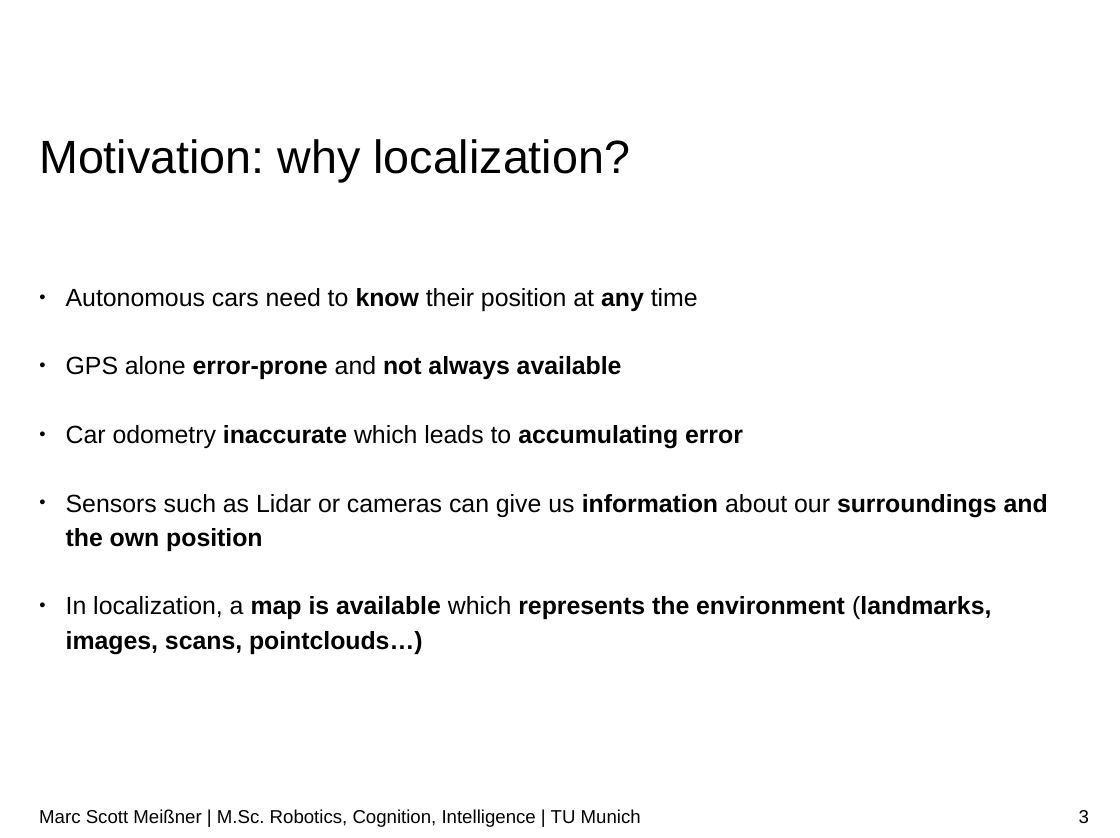
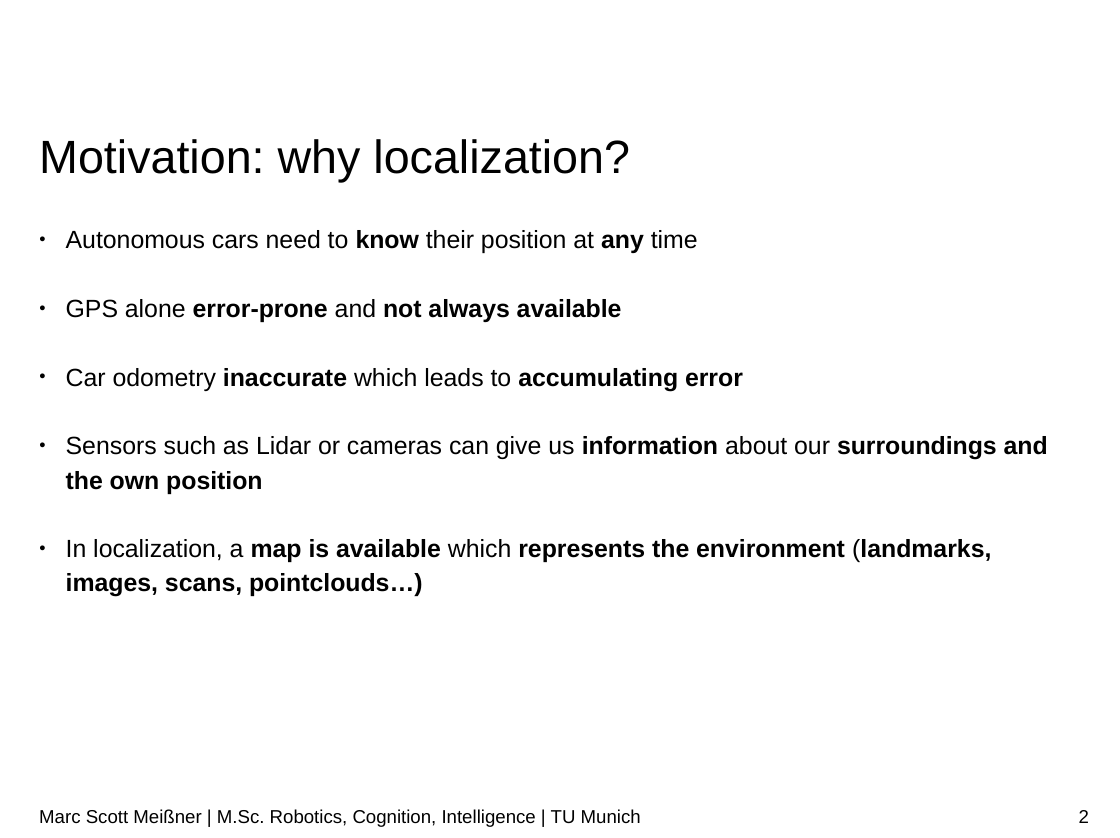
Before and after one commit to linuxcumt/car_project, a slide deck: slide 2 of wiki/Localization_GTSAM.odp (slide 3 before the commit). Drawn at 1120x838 pixels with LibreOffice and Linux fonts; fonts in the diff are those of the drawing; background and template pictures are left out. Boxes give left, top, right and bottom in pixels: in the first picture for what was removed or moved away, otherwise in the second. Text is boxed around its words. In the diff, an @@ line names an element or a change of style, - is before the commit and + after.

```diff
--- a/wiki/Localization_GTSAM.odp
+++ b/wiki/Localization_GTSAM.odp
@@ text "Autonomous cars need to know ..." moved from (x1=66, y1=288, x2=1048, y2=655) to (x1=66, y1=230, x2=1048, y2=597) @@
@@ page number at (x1=1079, y1=810, x2=1089, y2=823): text changed @@
-3
+2
```
Also in this commit, not shown: 5 other slides changed, 1 slide added, 17 slides removed.
